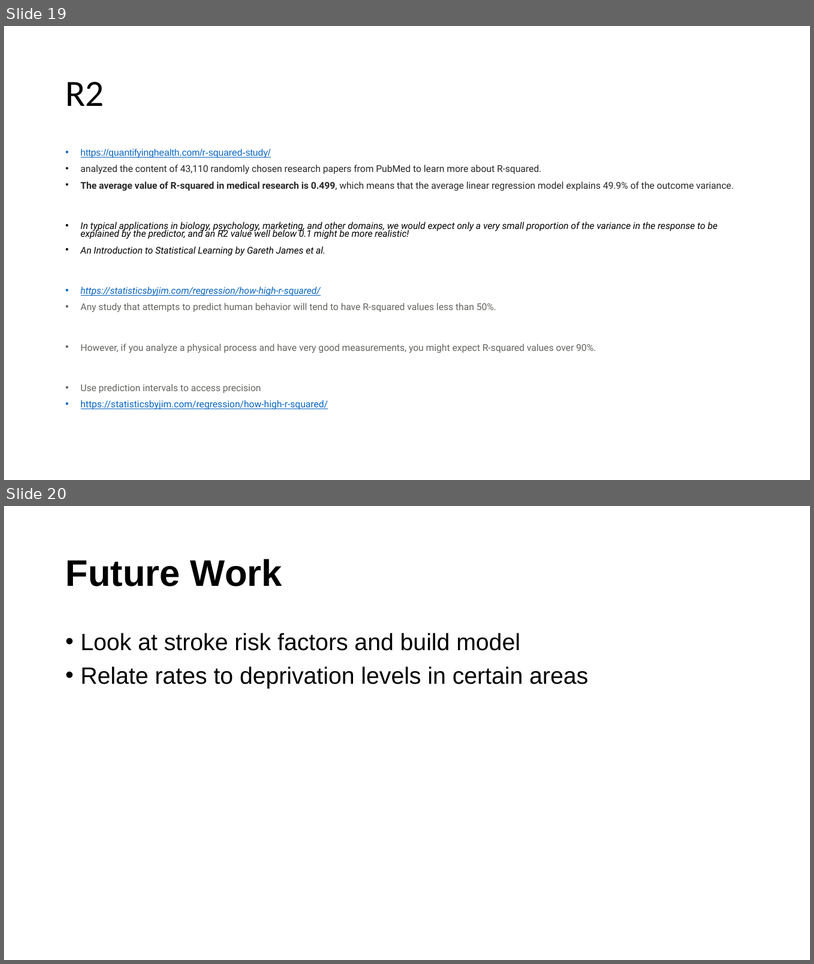
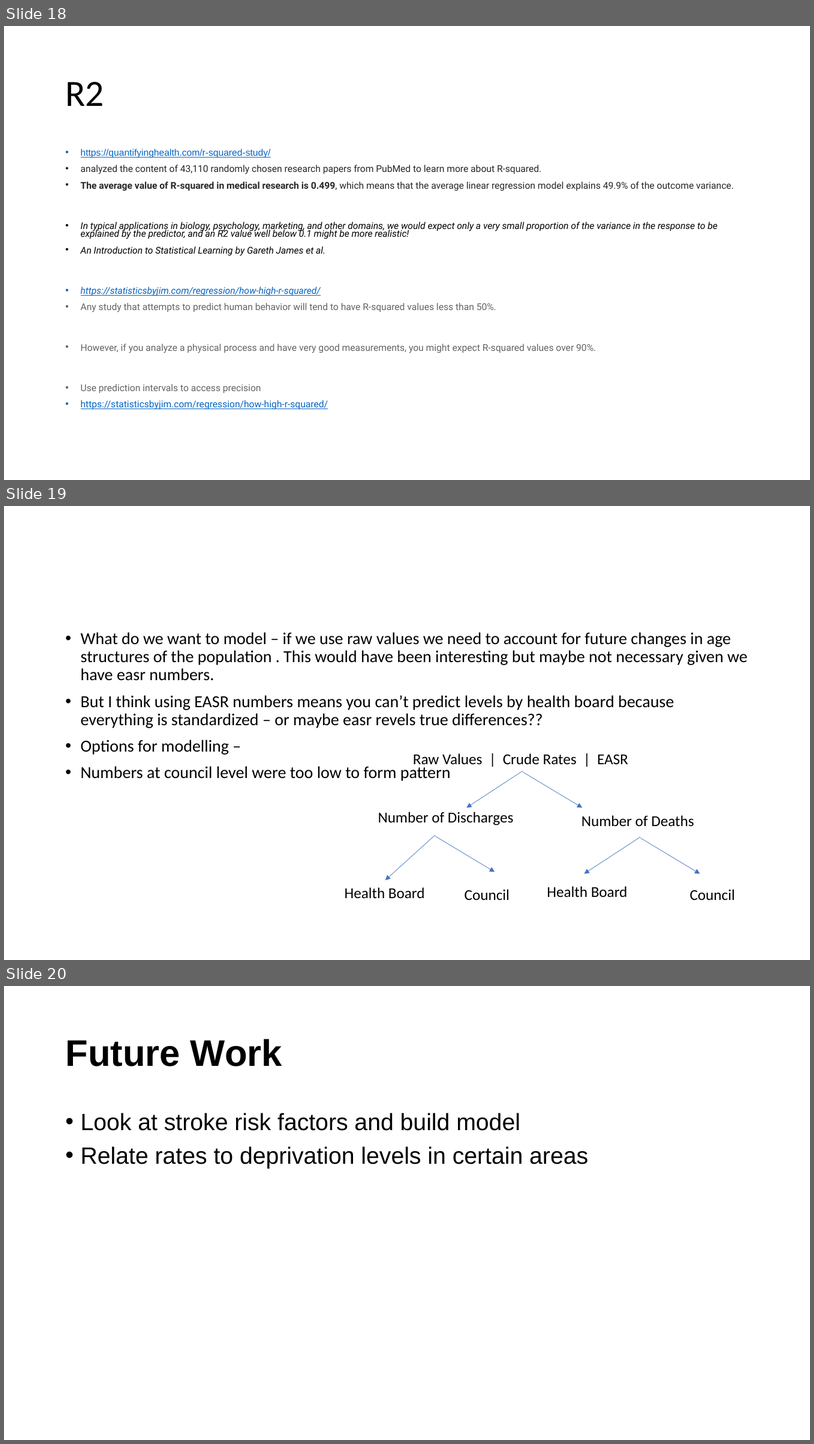
Before and after one commit to fionacarson/final_project_phs_stroke, a slide deck: presentation/phs_stroke_presentation.pptx. Shown one above the other, each under a label of ours: slides 19 and 20 before the commit, slides 18, 19 and 20 after it. The pictures are 814x964 and 814x1444 pixels, drawn with LibreOffice and Linux fonts; fonts in the diff are those of the drawing. Boxes give left, top, right and bottom in pixels: in the first picture for what was removed or moved away, otherwise in the second. Text is boxed around its words. In the diff, an @@ line names an element or a change of style, - is before the commit and + after.

```diff
--- a/presentation/phs_stroke_presentation.pptx
+++ b/presentation/phs_stroke_presentation.pptx
@@ slide 19 added at (x1=4, y1=506, x2=810, y2=960), background #FFFFFF @@
@@ text added at (x1=81, y1=632, x2=748, y2=781), 20 pt, text #000000 @@
+• What do we want to model – if we use raw values we need to account for future changes in age structures of the population . This would have been interesting but maybe not necessary given we have easr numbers.
+• But I think using EASR numbers means you can’t predict levels by health board because everything is standardized – or maybe easr revels true differences??
+• Options for modelling –
+• Numbers at council level were too low to form pattern
@@ text added at (x1=413, y1=753, x2=629, y2=768), 18 pt, text #000000 @@
+Raw Values | Crude Rates | EASR
@@ arrow added from (523, 771) to (467, 807), #4472C4 0.5 pt @@
@@ arrow added from (523, 772) to (583, 807), #4472C4 0.5 pt @@
@@ text added at (x1=378, y1=811, x2=513, y2=825), 18 pt, text #000000 @@
+Number of Discharges
@@ text added at (x1=582, y1=815, x2=694, y2=826), 18 pt, text #000000 @@
+Number of Deaths
@@ arrow added from (435, 835) to (386, 880), #4472C4 0.5 pt @@
@@ arrow added from (435, 837) to (495, 871), #4472C4 0.5 pt @@
@@ arrow added from (641, 837) to (585, 873), #4472C4 0.5 pt @@
@@ arrow added from (641, 838) to (700, 873), #4472C4 0.5 pt @@
@@ text added at (x1=345, y1=887, x2=425, y2=898), 18 pt, text #000000 @@
+Health Board
@@ text added at (x1=465, y1=889, x2=510, y2=900), 18 pt, text #000000 @@
+Council
@@ text added at (x1=547, y1=886, x2=628, y2=897), 18 pt, text #000000 @@
+Health Board
@@ text added at (x1=690, y1=889, x2=735, y2=900), 18 pt, text #000000 @@
+Council
@@ what was slide 19 is now slide 18 @@
```
Also in this commit, not shown: 6 slides changed, 6 other slides added, 6 slides removed, 19 other files.
